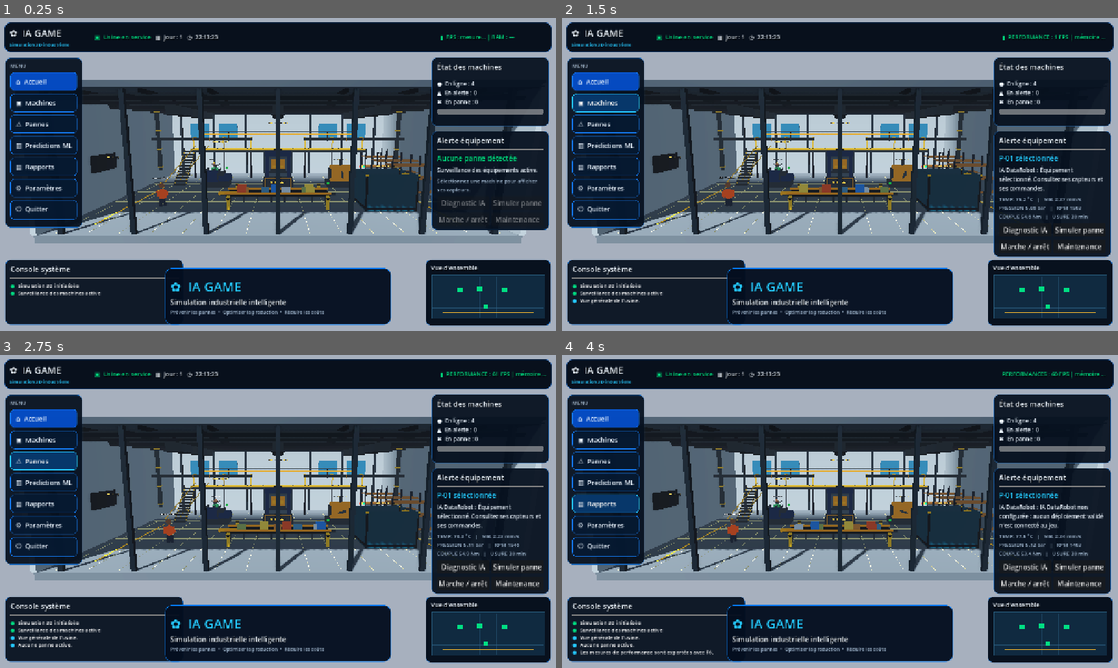
Above: before the commit, frames 1-4 (two rows, left to right).
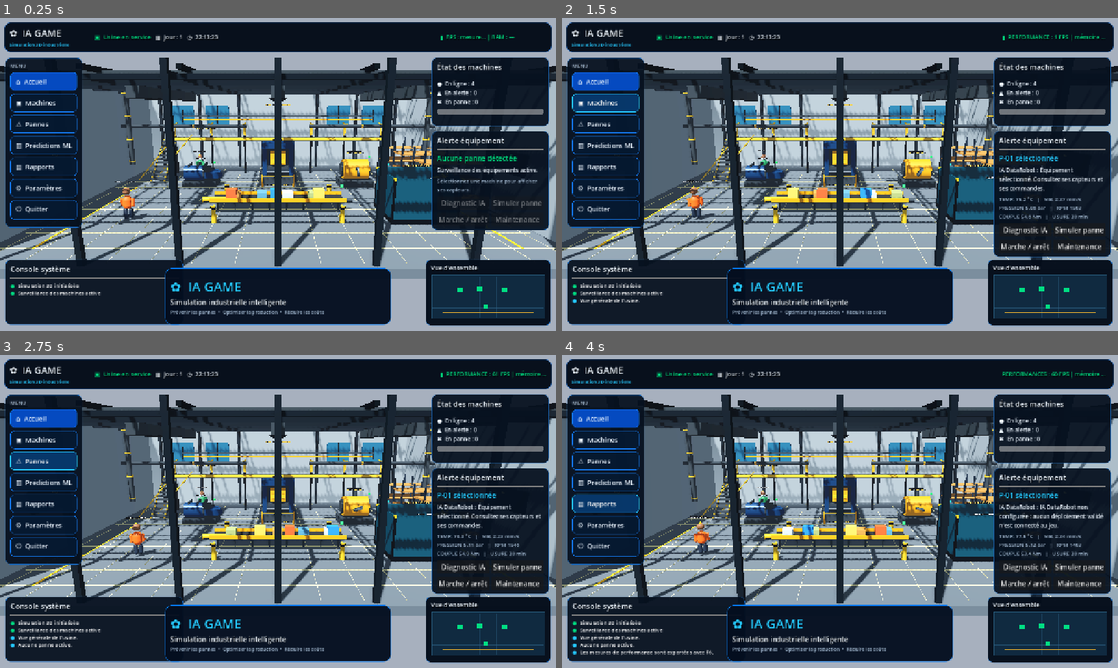
Above: after the commit, the same moments.

Repository: danielservice225-dot/ia-game-moteur
Game: Godot game, scene res://scenes/main.tscn
Same seed, same stepped clock (60 frames per second), same inputs: the game is played once before the commit and once after it.
Inputs:
- Up to frame 1 (0.25 s): no input
- Up to frame 2 (1.5 s): click "⌂ Accueil" at 0.5 s; click "▣ Machines" at 1.25 s
- Up to frame 3 (2.75 s): click "⚠ Pannes" at 2 s
- Up to frame 4 (4 s): click "▥ Prédictions ML" at 2.75 s; click "▤ Rapports" at 3.5 s

The runs differ from the first frame. In frame 1, 28% of the frame differs, in the area x 0-100%, y 12-84%; in frame 2, 27%; in frame 3, 27%; in frame 4, 27%.

Commit message:
Remove opaque roof slab and improve factory camera framing

Diff:
--- a/godot_game/scripts/game.gd
+++ b/godot_game/scripts/game.gd
@@ -133,7 +133,8 @@
     _box(self, Vector3(0, 4.5, -12), Vector3(30, 9, 0.35), concrete, true)
     _box(self, Vector3(-15, 4.5, 0), Vector3(0.35, 9, 24), concrete, true)
     _box(self, Vector3(15, 4.5, 0), Vector3(0.35, 9, 24), concrete, true)
-    _box(self, Vector3(0, 9, 0), Vector3(30, 0.35, 24), roof)
+    # Pas de dalle opaque au-dessus de la caméra de supervision :
+    # les poutres et traverses conservent la structure industrielle sans cacher les machines.
     for x in [-13.5, -9.0, -4.5, 0.0, 4.5, 9.0, 13.5]:
         _box(self, Vector3(x, 4.5, -11.65), Vector3(0.28, 9, 0.28), dark_steel)
         _box(self, Vector3(x, 4.5, 11.65), Vector3(0.28, 9, 0.28), dark_steel)
@@ -413,12 +414,12 @@
     collision.disabled = true
     camera = Camera3D.new()
     # Caméra de supervision placée sous la toiture : la ligne de production reste visible.
-    camera.position = Vector3(0, 6.6, 28.5)
-    camera.fov = 58.0
+    camera.position = Vector3(0, 7.2, 24.5)
+    camera.fov = 54.0
     camera.near = 0.1
     camera.far = 100.0
     add_child(camera)
-    camera.look_at(Vector3(0, 1.65, -1.0), Vector3.UP)
+    camera.look_at(Vector3(0, 1.45, -0.8), Vector3.UP)
     camera.current = true
     Input.mouse_mode = Input.MOUSE_MODE_VISIBLE
 
